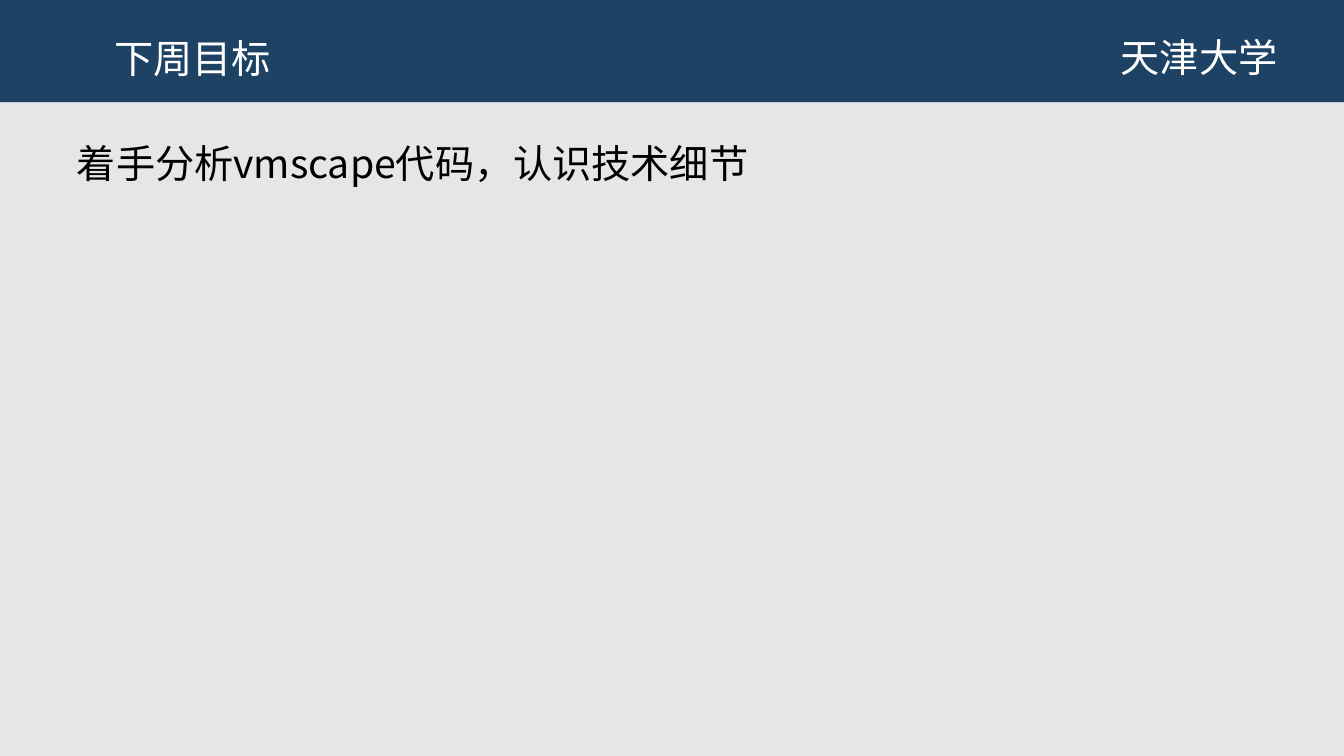
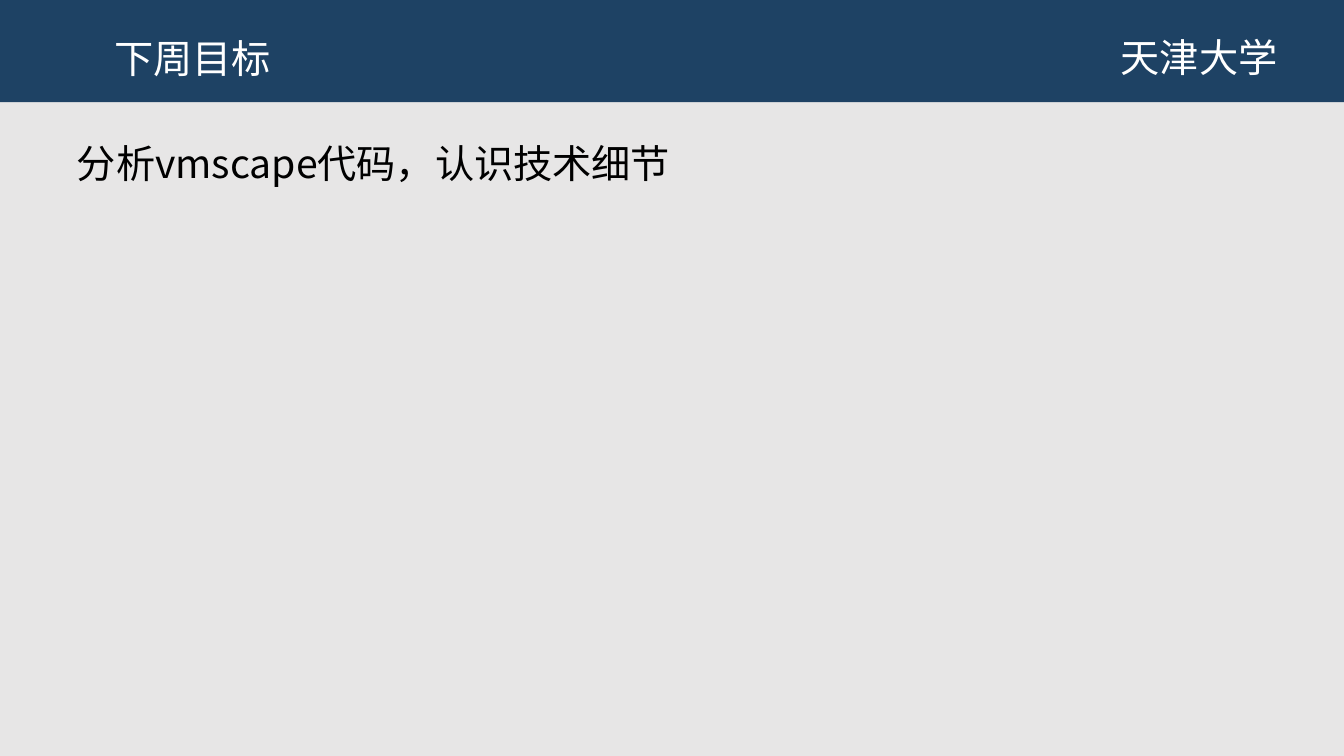
Before and after one commit to JHM2004/amd-microarch-side-channel-testbed, a slide deck: slide 25 of 第1次组会-原理学习-2026-01-07/第一次组会.pptx. Drawn at 1344x756 pixels with LibreOffice and Linux fonts; fonts in the diff are those of the drawing; background and template pictures are left out. Boxes give left, top, right and bottom in pixels: in the first picture for what was removed or moved away, otherwise in the second. Text is boxed around its words. In the diff, an @@ line names an element or a change of style, - is before the commit and + after.

```diff
--- a/第1次组会-原理学习-2026-01-07/第一次组会.pptx
+++ b/第1次组会-原理学习-2026-01-07/第一次组会.pptx
@@ text at <box>77,145,670,187</box>: text changed @@
-着手分析vmscape代码，认识技术细节
+分析vmscape代码，认识技术细节
```
Also in this commit, not shown: 10 other slides changed, 1 slide added, 1 slide removed.
